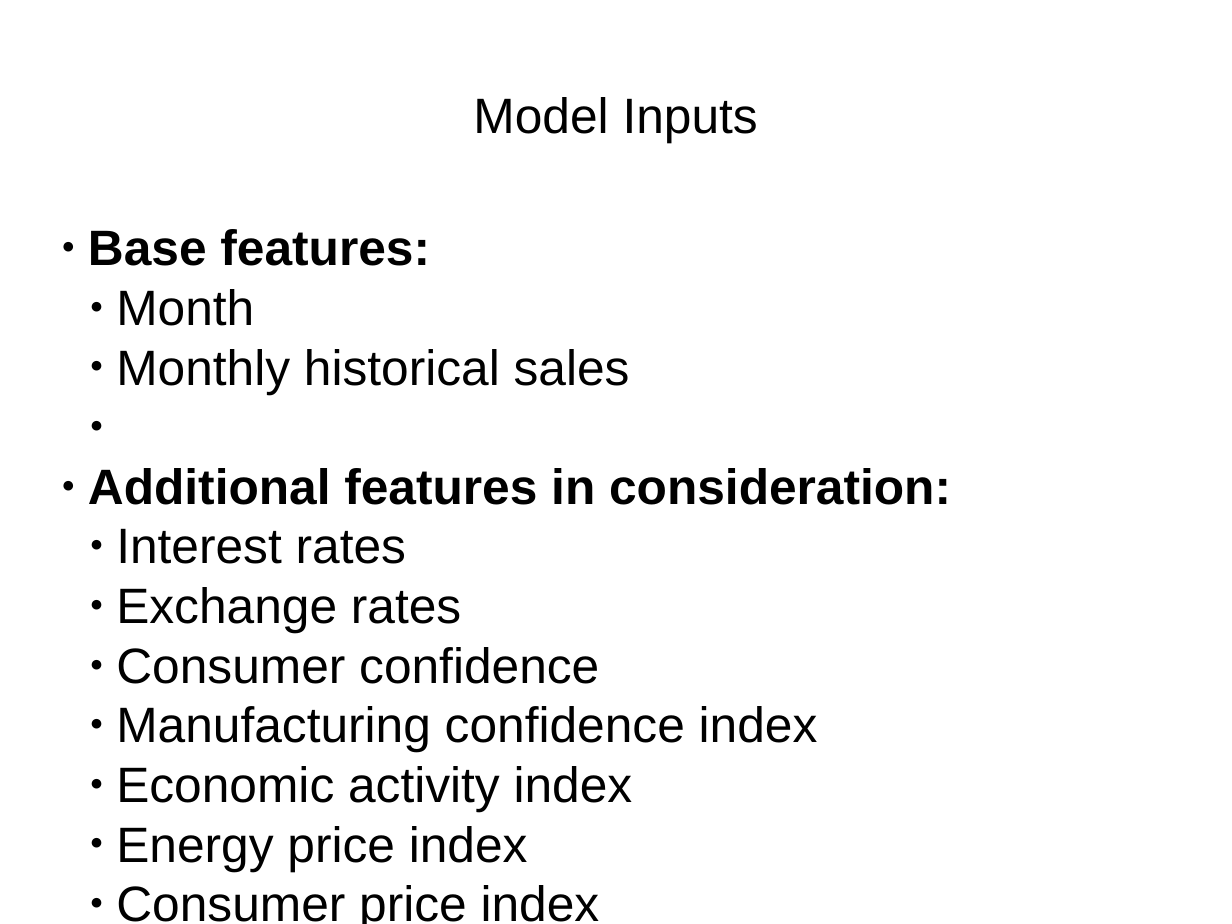
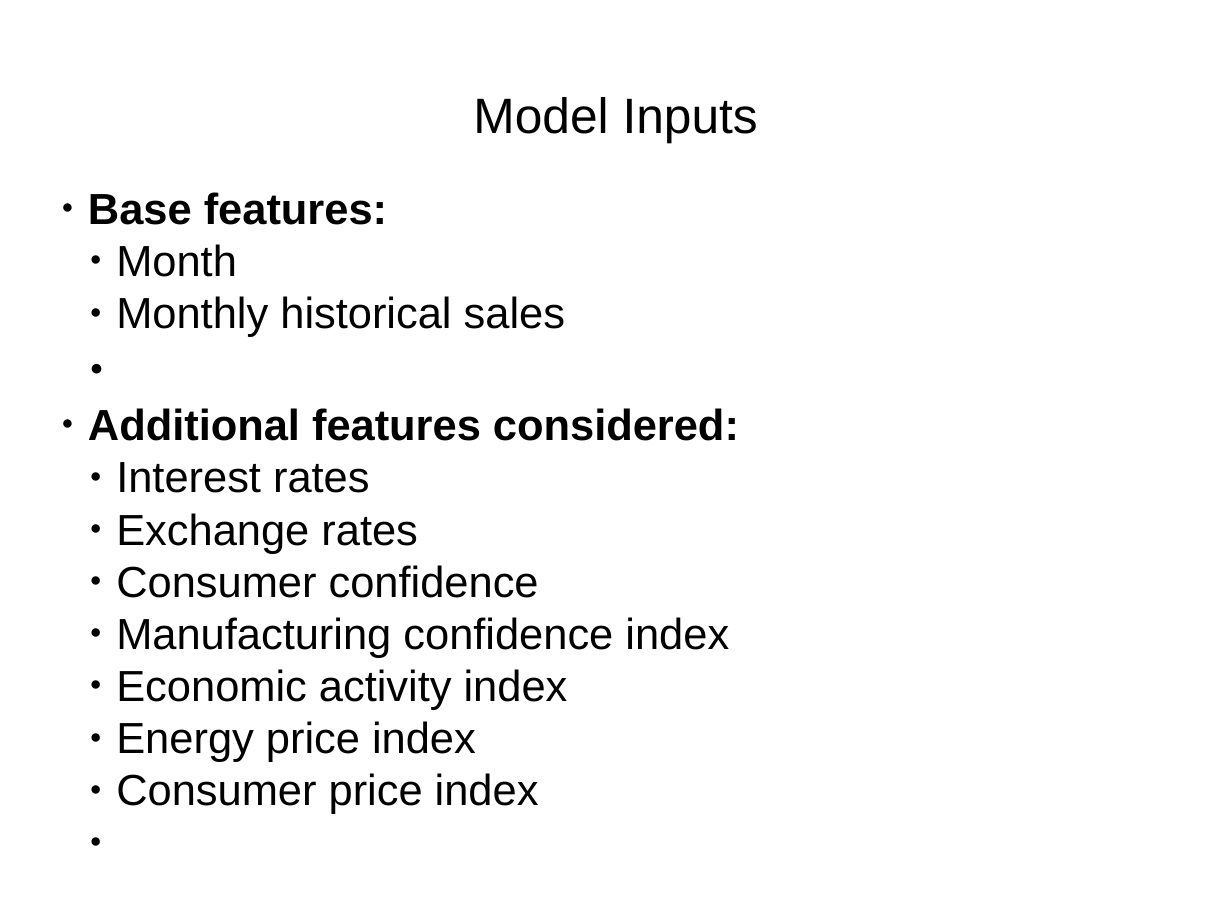
Before and after one commit to sebastianmontero/ritsumeikan-written-docs, a slide deck: slide 7 of car-sales-prediction-presentation.pptx. Drawn at 1232x924 pixels with LibreOffice and Linux fonts; fonts in the diff are those of the drawing. Boxes give left, top, right and bottom in pixels: in the first picture for what was removed or moved away, otherwise in the second. Text is boxed around its words. In the diff, an @@ line names an element or a change of style, - is before the commit and + after.

Commit message:
Added car sales prediction models

```diff
--- a/car-sales-prediction-presentation.pptx
+++ b/car-sales-prediction-presentation.pptx
@@ text "Base features:": place and size @@
-text "Base features:" at box(88, 229, 951, 924)
+text "Base features:" at box(88, 192, 739, 814)
@@ text at box(88, 192, 729, 814): size 32 to 28 pt in "Base features:", "Month", "Monthly historical sales", "Interest rates" and 6 more places @@
@@ text at box(88, 408, 739, 441): text changed; size 32 to 28 pt @@
-● Additional features in consideration:
+● Additional features considered:
```
Also in this commit, not shown: 9 other slides changed, 9 slides added, 2 slides removed, 6 other files.
